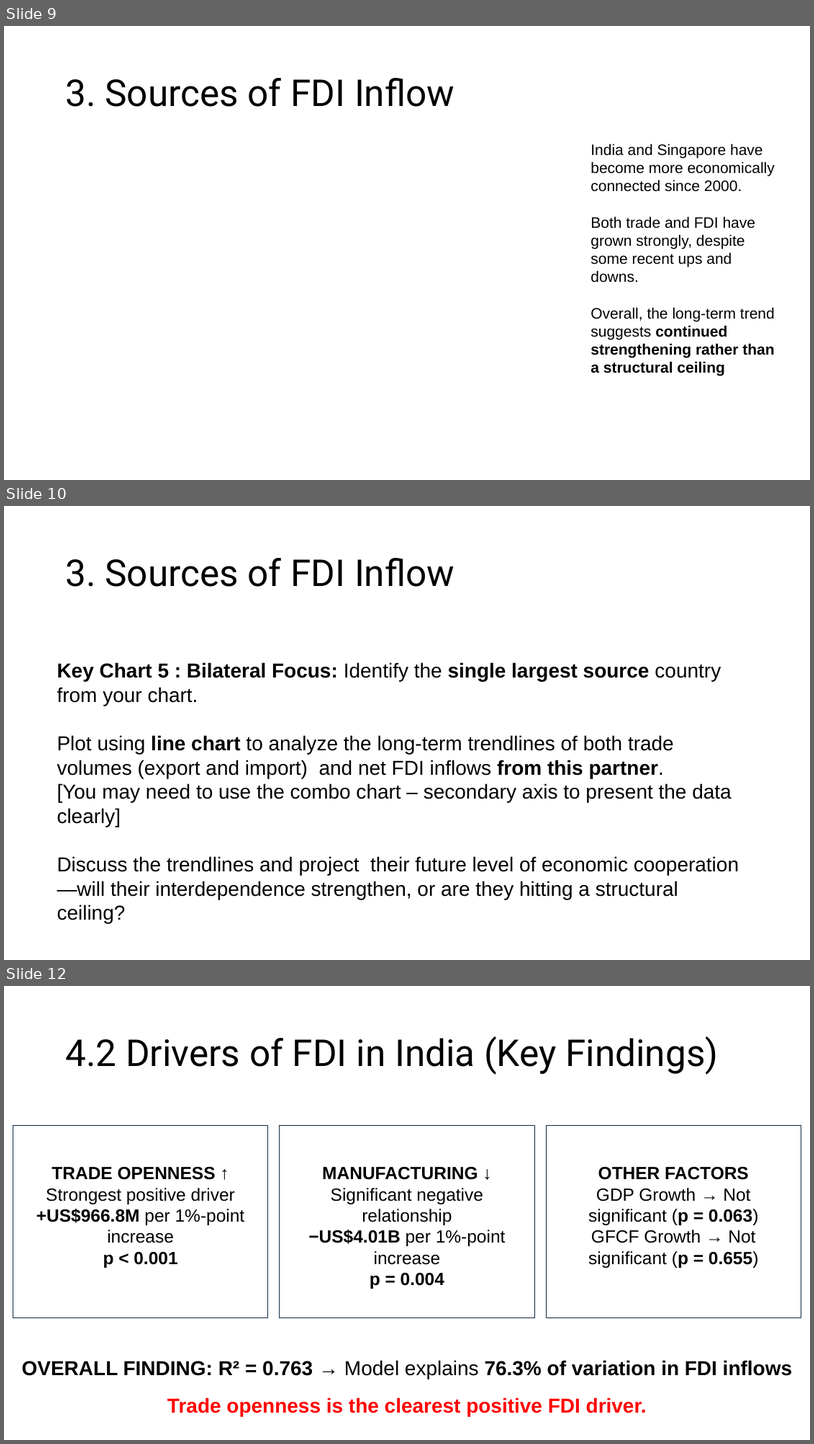
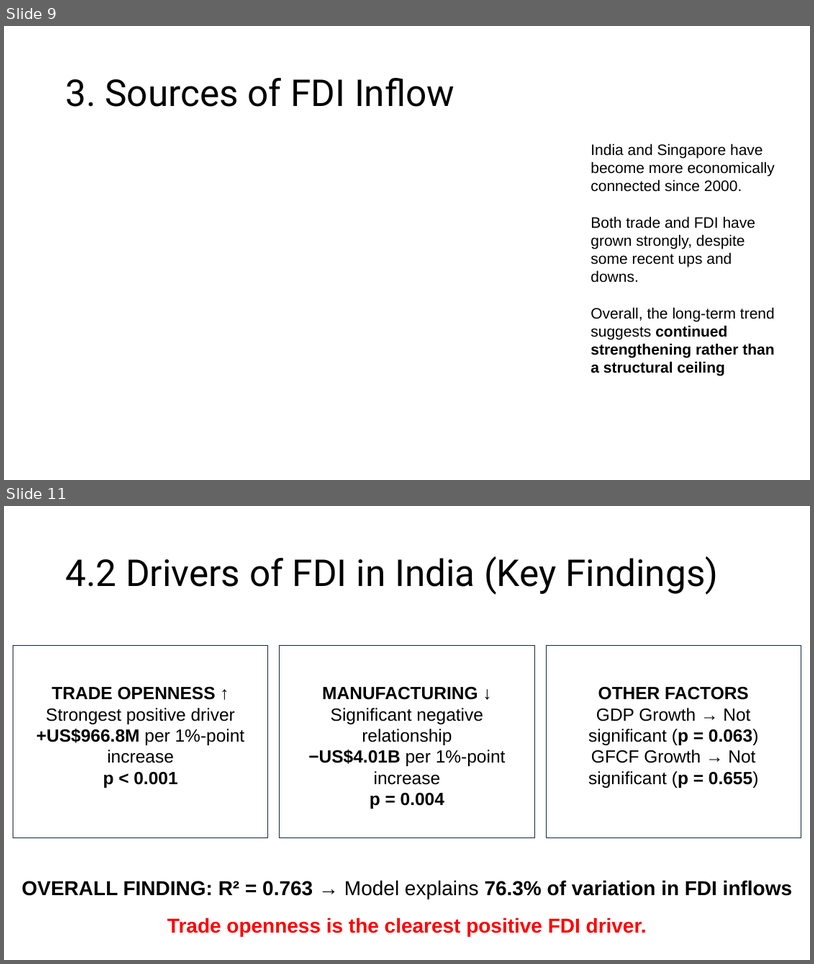
Before and after one commit to josephkohhh/SIM-UOW-Mods, a slide deck: ECON251/Assignment/T01_Group10_Presentation Slides.pptx. Shown one above the other, each under a label of ours: slides 9, 10 and 12 before the commit, slides 9 and 11 after it; the slides between them are not shown. The pictures are 814x1444 and 814x964 pixels, drawn with LibreOffice and Linux fonts; fonts in the diff are those of the drawing. Boxes give left, top, right and bottom in pixels: in the first picture for what was removed or moved away, otherwise in the second. Text is boxed around its words. In the diff, an @@ line names an element or a change of style, - is before the commit and + after.

```diff
--- a/ECON251/Assignment/T01_Group10_Presentation Slides.pptx
+++ b/ECON251/Assignment/T01_Group10_Presentation Slides.pptx
@@ slide 10 removed at [4, 506, 810, 960], background #FFFFFF @@
@@ title removed at [65, 558, 455, 587] @@
-3. Sources of FDI Inflow
@@ text removed at [57, 662, 739, 924] @@
-Key Chart 5 : Bilateral Focus: Identify the single largest source country from your chart.
-Plot using line chart to analyze the long-term trendlines of both trade volumes (export and import) and net FDI inflows from this partner.
-[You may need to use the combo chart – secondary axis to present the data clearly]
-Discuss the trendlines and project their future level of economic cooperation—will their interdependence strengthen, or are they hitting a structural ceiling?
@@ what was slide 12 is now slide 11 @@
```
Also in this commit, not shown: 5 slides changed, 2 slides added, 2 other slides removed, 2 other files.
